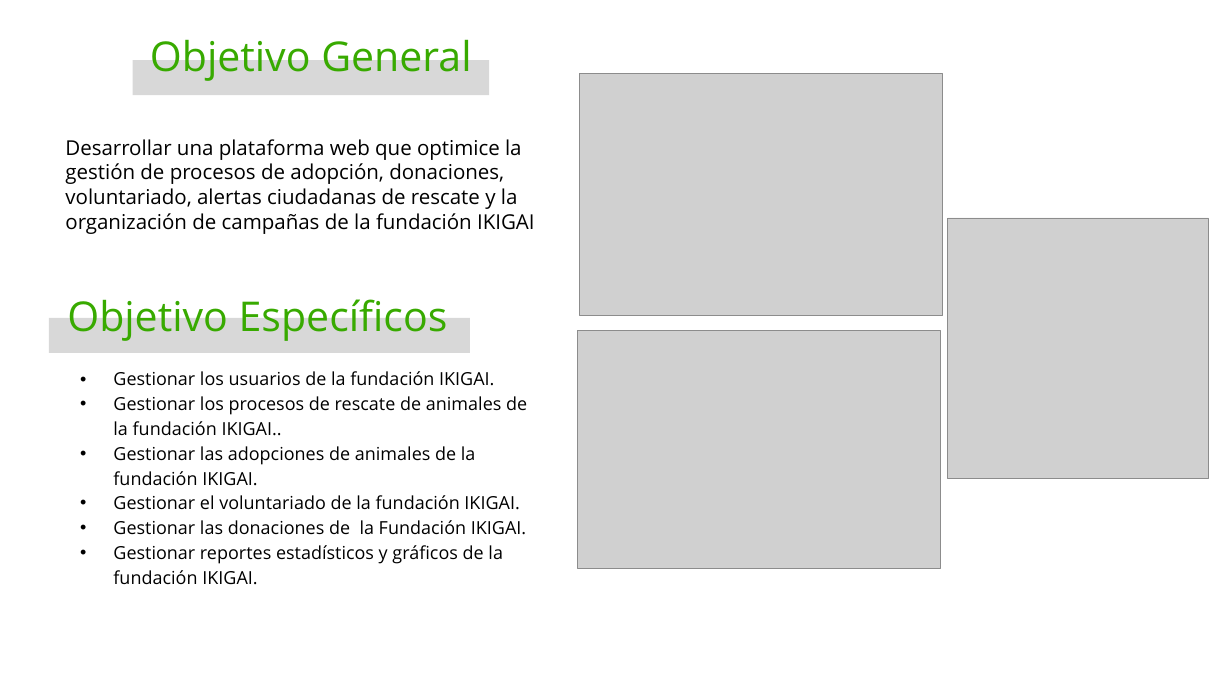
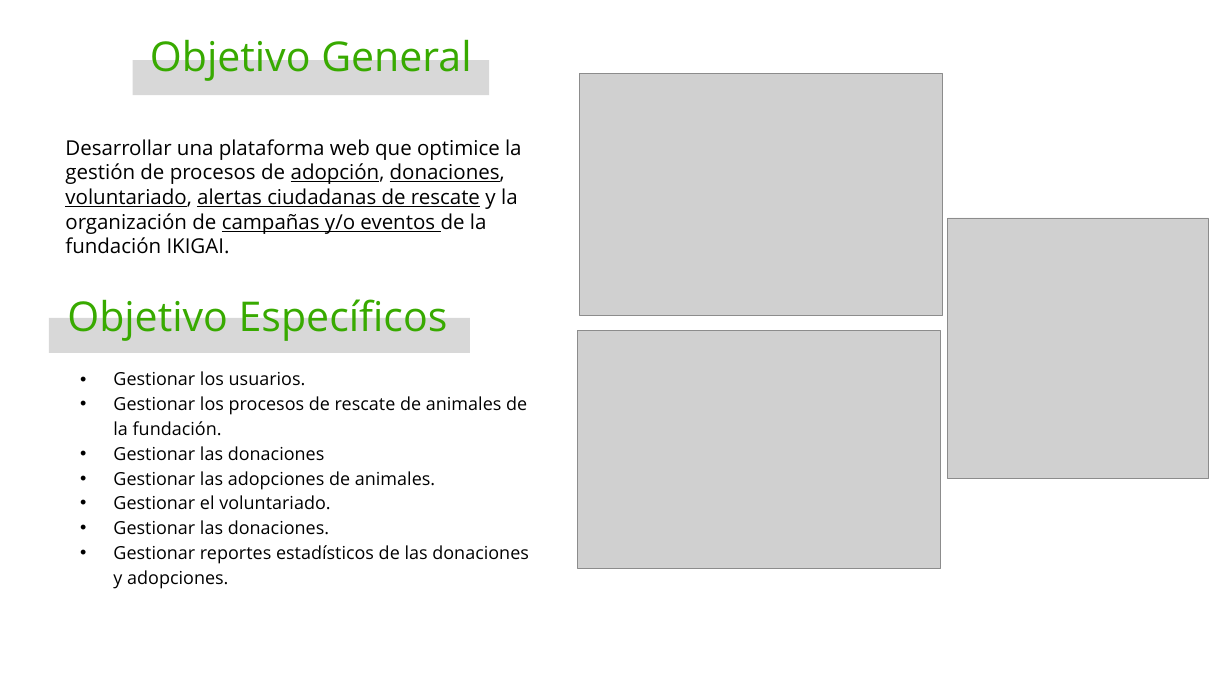
Before and after one commit to Pauland08/Proyecto-Zaap, a slide deck: slide 6 of _docs/trim_02/Contextualización Proyecto/3. Presentación del Proyecto.pptx. Drawn at 1232x693 pixels with LibreOffice and Linux fonts; fonts in the diff are those of the drawing; grey boxes stand for pictures; background and template pictures are left out. Boxes give left, top, right and bottom in pixels: in the first picture for what was removed or moved away, otherwise in the second. Text is boxed around its words. In the diff, an @@ line names an element or a change of style, - is before the commit and + after.

```diff
--- a/_docs/trim_02/Contextualización Proyecto/3. Presentación del Proyecto.pptx
+++ b/_docs/trim_02/Contextualización Proyecto/3. Presentación del Proyecto.pptx
@@ text at <box>65,139,522,254</box>: text changed @@
-Desarrollar una plataforma web que optimice la gestión de procesos de adopción, donaciones, voluntariado, alertas ciudadanas de rescate y la organización de campañas de la fundación IKIGAI
+Desarrollar una plataforma web que optimice la gestión de procesos de adopción, donaciones, voluntariado, alertas ciudadanas de rescate y la organización de campañas y/o eventos de la fundación IKIGAI.
@@ text at <box>113,371,529,589</box>: text changed @@
-• Gestionar los usuarios de la fundación IKIGAI.
-• Gestionar los procesos de rescate de animales de la fundación IKIGAI..
-• Gestionar las adopciones de animales de la fundación IKIGAI.
-• Gestionar el voluntariado de la fundación IKIGAI.
-• Gestionar las donaciones de la Fundación IKIGAI.
-• Gestionar reportes estadísticos y gráficos de la fundación IKIGAI.
+• Gestionar los usuarios.
+• Gestionar los procesos de rescate de animales de la fundación.
+• Gestionar las donaciones
+• Gestionar las adopciones de animales.
+• Gestionar el voluntariado.
+• Gestionar las donaciones.
+• Gestionar reportes estadísticos de las donaciones y adopciones.
```
Also in this commit, not shown: 4 other slides changed, 13 other files.
